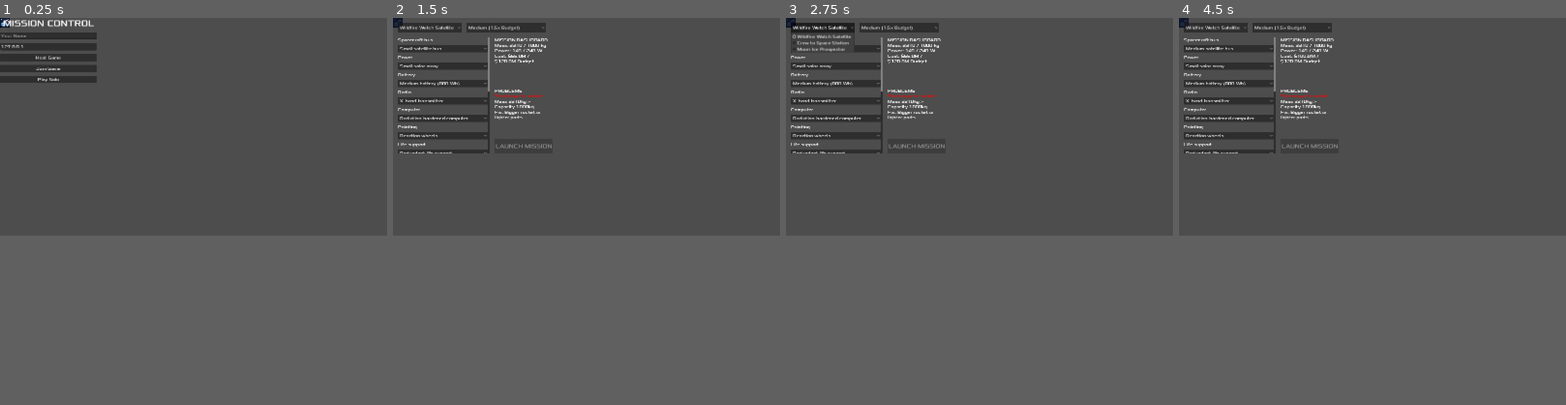
Above: before the commit, frames 1-4 (left to right).
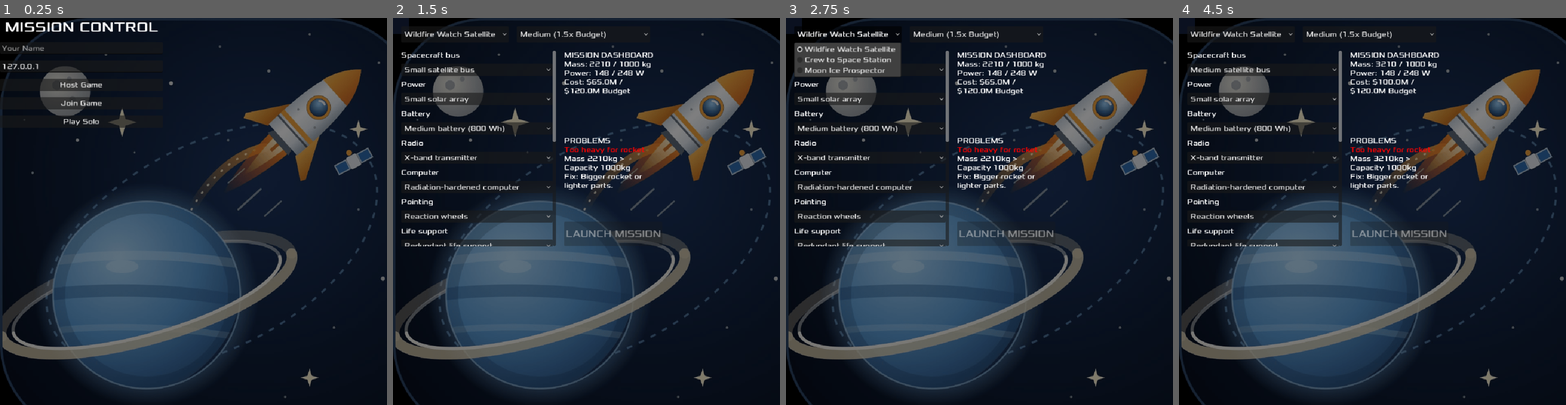
Above: after the commit, the same moments.

Repository: CShingiro/space-mission-design-game-2
Game: Godot game, scene res://scenes/main_menu.tscn
The game is run twice, just before and just after one commit, with the same random seed, the same clock (stepped at 60 frames per second) and the same inputs.
Inputs:
- Up to frame 1 (0.25 s): no input
- Up to frame 2 (1.5 s): click "Play Solo" at 0.5 s; click "Launch Lead" at 1.25 s
- Up to frame 3 (2.75 s): click "Wildfire Watch Satellite" at 2 s
- Up to frame 4 (4.5 s): click "Medium (1.5x Budget)" at 2.75 s; click "Small satellite bus" at 3.5 s; click "Small solar array" at 4.25 s
In our replay, the window is 800x450 before the commit and 800x800 after it. These sizes can differ from the game's own. Grey fills any space a smaller window leaves; there, only what the larger window draws over its background counts as a difference.

The runs differ from the first frame. In frame 1, 74% of the frame differs, in the area x 0-100%, y 0-100%; in frame 2, 74%; in frame 3, 72%; in frame 4, 74%.

Commit message:
Fix background image for scenes

Diff:
--- a/project.godot
+++ b/project.godot
@@ -20,8 +20,8 @@
 
 [display]
 
-window/size/viewport_width=1600
-window/size/viewport_height=900
+window/size/viewport_width=950
+window/size/viewport_height=950
 window/stretch/mode="canvas_items"
 
 [gui]
--- a/scripts/DesignScreen.gd
+++ b/scripts/DesignScreen.gd
@@ -27,10 +27,11 @@
 	# Background Image
 	var bg = TextureRect.new()
 	bg.texture = load("res://assets/images/bg_planets.png")
+	bg.stretch_mode = TextureRect.STRETCH_KEEP_CENTERED
+	bg.expand_mode = TextureRect.EXPAND_KEEP_SIZE
+	add_child(bg)
 	bg.set_anchors_preset(Control.PRESET_FULL_RECT)
-	bg.expand_mode = TextureRect.EXPAND_IGNORE_SIZE
-	bg.stretch_mode = TextureRect.STRETCH_KEEP_ASPECT_COVERED
-	add_child(bg)
+	bg.modulate = Color(0.5, 0.5, 0.5)
 
 	# Dark overlay
 	var overlay = ColorRect.new()
--- a/scripts/MainMenu.gd
+++ b/scripts/MainMenu.gd
@@ -3,10 +3,11 @@
 func _ready():
 	var bg = TextureRect.new()
 	bg.texture = load("res://assets/images/bg_planets.png")
+	bg.stretch_mode = TextureRect.STRETCH_KEEP_CENTERED
+	bg.expand_mode = TextureRect.EXPAND_KEEP_SIZE
+	add_child(bg)
 	bg.set_anchors_preset(Control.PRESET_FULL_RECT)
-	bg.expand_mode = TextureRect.EXPAND_IGNORE_SIZE
-	bg.stretch_mode = TextureRect.STRETCH_SCALE
-	add_child(bg)
+	bg.modulate = Color(0.5, 0.5, 0.5)
 
 	var center = CenterContainer.new()
 	center.set_anchors_preset(Control.PRESET_FULL_RECT)
--- a/scripts/RoleSelect.gd
+++ b/scripts/RoleSelect.gd
@@ -11,11 +11,11 @@
 	# 1. Background (full screen)
 	var bg = TextureRect.new()
 	bg.texture = load("res://assets/images/bg_planets.png")
+	bg.stretch_mode = TextureRect.STRETCH_KEEP_CENTERED
+	bg.expand_mode = TextureRect.EXPAND_KEEP_SIZE
+	add_child(bg)
 	bg.set_anchors_preset(Control.PRESET_FULL_RECT)
-	bg.expand_mode = TextureRect.EXPAND_IGNORE_SIZE
-	bg.stretch_mode = TextureRect.STRETCH_KEEP_ASPECT_COVERED
 	bg.modulate = Color(0.5, 0.5, 0.5) # Darken it slightly so UI pops
-	add_child(bg)
 
 	# 2. Main Layout
 	var vbox = VBoxContainer.new()
